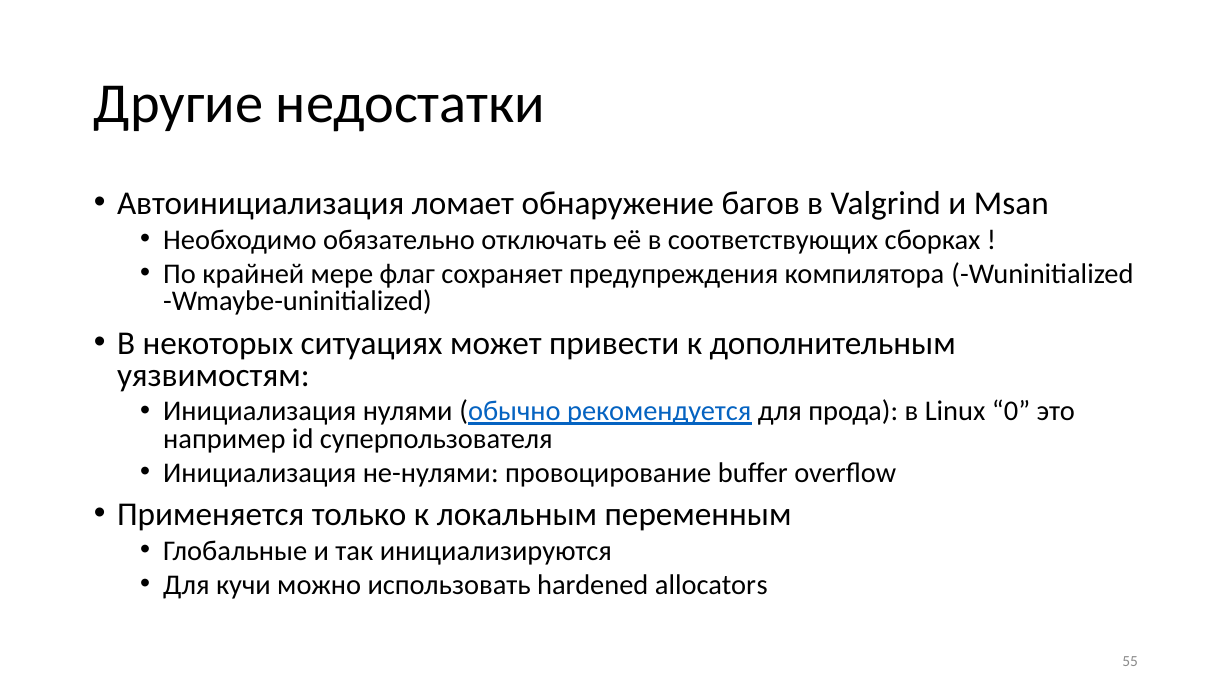
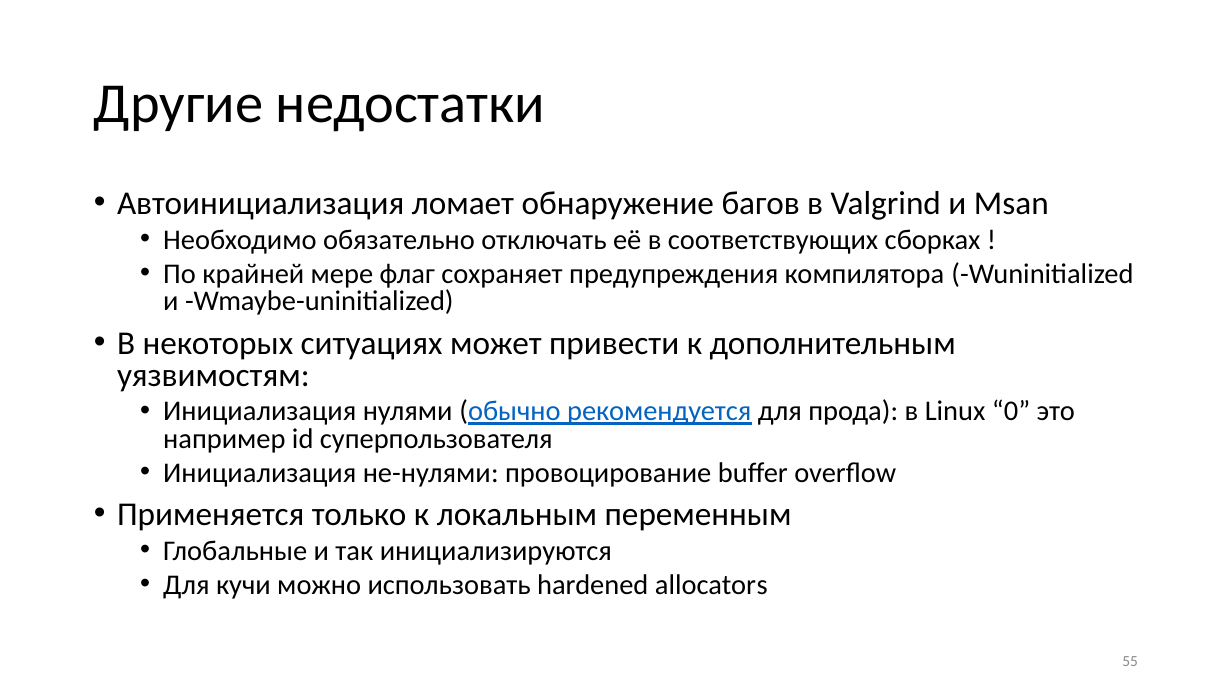
Before and after one commit to yugr/slides, a slide deck: slide 55 of CppZeroCost/2025/RU.pptx. Drawn at 1232x693 pixels with LibreOffice and Linux fonts; fonts in the diff are those of the drawing. Boxes give left, top, right and bottom in pixels: in the first picture for what was removed or moved away, otherwise in the second. Text is boxed around its words. In the diff, an @@ line names an element or a change of style, - is before the commit and + after.

```diff
--- a/CppZeroCost/2025/RU.pptx
+++ b/CppZeroCost/2025/RU.pptx
@@ text at [163,262,1133,315]: text changed @@
-  • По крайней мере флаг сохраняет предупреждения компилятора (-Wuninitialized -Wmaybe-uninitialized)
+  • По крайней мере флаг сохраняет предупреждения компилятора (-Wuninitialized и -Wmaybe-uninitialized)
```
Also in this commit, not shown: 8 other slides changed, 3 slides added, 2 slides removed, 3 other files.
